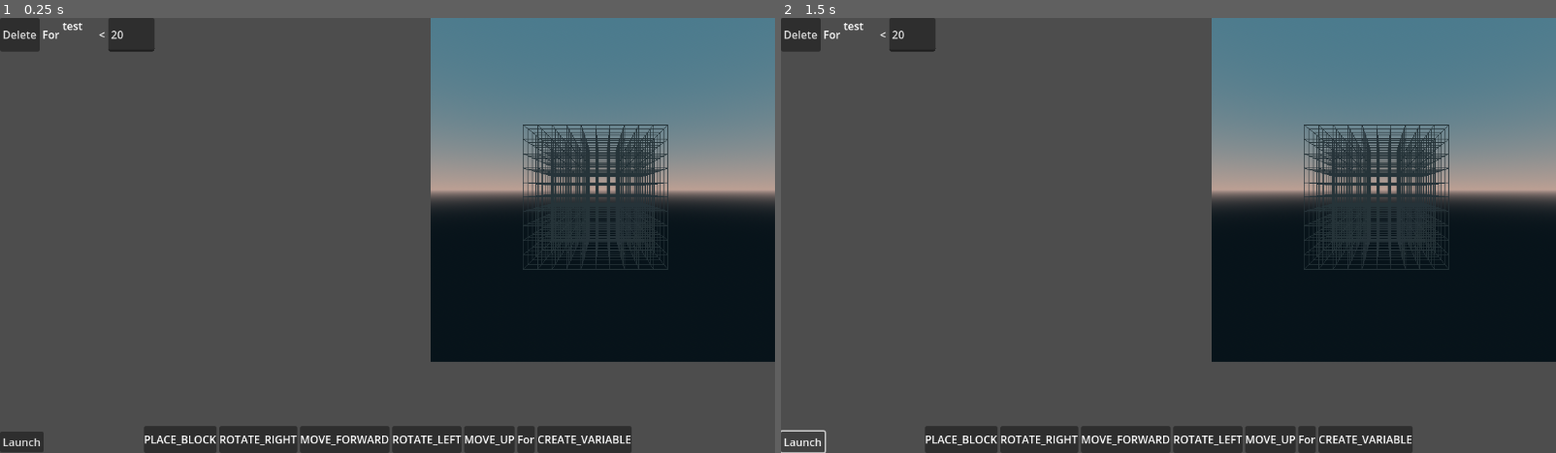
Above: before the commit, frames 1-2 (left to right).
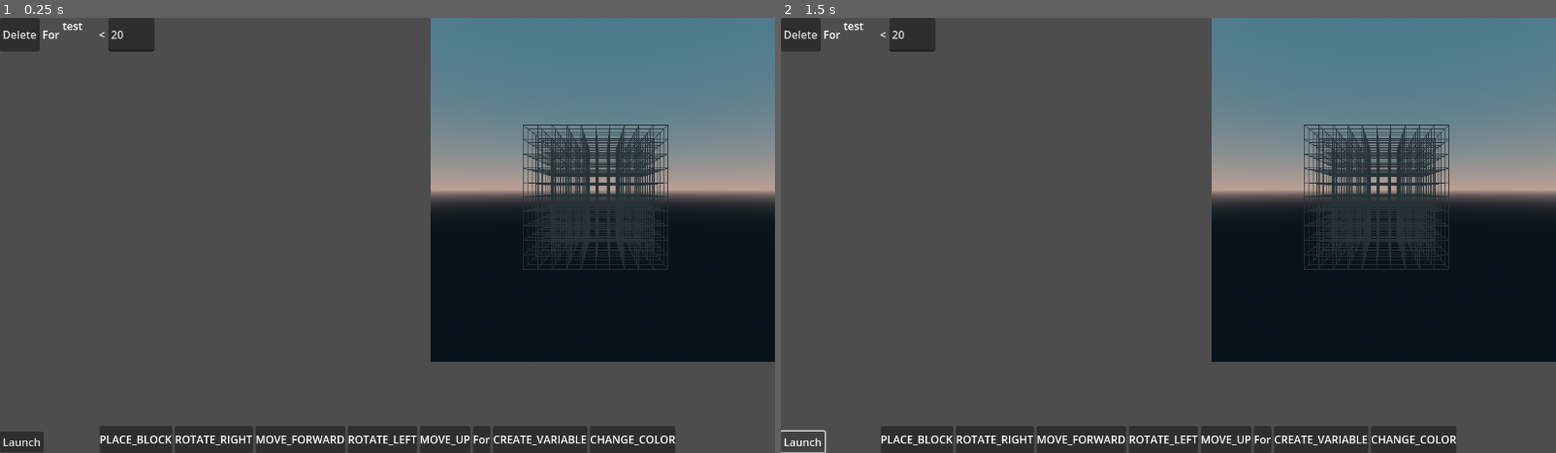
Above: after the commit, the same moments.

Repository: Crhonopost/Projet-jeu-serieux
Game: Godot game, scene res://scenes/level/current_level.tscn
Two runs of this game, one before a commit and one after it. Both use one fixed random seed, a clock stepped at 60 frames per second and the inputs below. This scene is started directly instead of the project's main scene.
Inputs:
- Up to frame 1 (0.25 s): no input
- Up to frame 2 (1.5 s): click "Launch" at 0.5 s; click "Launch" at 1.25 s

The runs differ from the first frame. In frame 1, 1.7% of the frame differs, in the area x 12-88%, y 93-100%; in frame 2, 1.7%.

Commit message:
change color marche "un peu"

Diff:
--- a/ebucilper/resources/scripting/definitions/execution_instruction_resource.gd
+++ b/ebucilper/resources/scripting/definitions/execution_instruction_resource.gd
@@ -8,7 +8,8 @@
 	InstructionType.MOVE_DOWN: "MOVE_DOWN",
 	InstructionType.ROTATE_LEFT: "ROTATE_LEFT",
 	InstructionType.ROTATE_RIGHT: "ROTATE_RIGHT",
-	InstructionType.CREATE_VAR: "CREATE_VARIABLE"
+	InstructionType.CREATE_VAR: "CREATE_VARIABLE",
+	InstructionType.CHANGE_COLOR: "CHANGE_COLOR",
 }
 
 @export var type: InstructionType
--- a/ebucilper/scenes/UI/coding_space.tscn
+++ b/ebucilper/scenes/UI/coding_space.tscn
@@ -54,6 +54,11 @@
 type = 10
 metadata/_custom_type_script = "uid://cyysoo4jhjpub"
 
+[sub_resource type="Resource" id="Resource_lhmcw"]
+script = ExtResource("3_a6itc")
+type = 6
+metadata/_custom_type_script = "uid://cyysoo4jhjpub"
+
 [node name="CodingSpace" type="Control"]
 layout_mode = 3
 anchors_preset = 15
@@ -95,6 +100,6 @@
 grow_horizontal = 2
 grow_vertical = 0
 script = ExtResource("7_a6itc")
-availableInstructions = Array[ExtResource("2_fn0c8")]([SubRe …(170 unchanged characters)… e_jhjoh"), SubResource("Resource_vjcr8")])
+availableInstructions = Array[ExtResource("2_fn0c8")]([SubRe …(170 unchanged characters)… e_jhjoh"), SubResource("Resource_vjcr8"), SubResource("Resource_lhmcw")])
 
 [connection signal="pressed" from="Button" to="." method="_on_button_pressed"]
--- a/ebucilper/scenes/UI/commands/instruction_exe.gd
+++ b/ebucilper/scenes/UI/commands/instruction_exe.gd
@@ -22,12 +22,14 @@
 	typeLabel.text = instructionResource.getName()
 
 	if instructionResource.type == Instruction.InstructionType.CREATE_VAR:
-		$HBoxContainer/VariableCreation.visible = true
+		$HBoxContainer/Special/VariableCreation.visible = true
 	else:
-		$HBoxContainer/VariableCreation.visible = false
+		$HBoxContainer/Special/VariableCreation.visible = false
 
 	if instructionResource.type == Instruction.InstructionType.CHANGE_COLOR:
-		$HBoxContainer/ColorPick.visible = true
+		$HBoxContainer/Special/ColorPick.visible = true
+	else:
+		$HBoxContainer/Special/ColorPick.visible = false
 
 
 func _get_drag_data(at_position: Vector2) -> Variant:
@@ -44,3 +46,7 @@
 
 func _on_initial_value_text_changed(new_text: String) -> void:
 	instructionResource.arguments["operations"] = {"variable" : int(new_text)}
+
+
+func _on_item_list_item_selected(index: int) -> void:
+	instructionResource.arguments["color"] = index + 1
--- a/ebucilper/scenes/UI/commands/instruction_exe.tscn
+++ b/ebucilper/scenes/UI/commands/instruction_exe.tscn
@@ -24,24 +24,36 @@
 layout_mode = 2
 text = "Type"
 
-[node name="VariableCreation" type="HBoxContainer" parent="HBoxContainer"]
+[node name="Special" type="Control" parent="HBoxContainer"]
 layout_mode = 2
 
-[node name="Name" type="LineEdit" parent="HBoxContainer/VariableCreation"]
+[node name="ColorPick" type="HBoxContainer" parent="HBoxContainer/Special"]
+layout_mode = 0
+offset_left = 4.0
+offset_right = 4.0
+offset_bottom = 50.0
+
+[node name="ItemList" type="ItemList" parent="HBoxContainer/Special/ColorPick"]
 layout_mode = 2
-
-[node name="InitialValue" type="LineEdit" parent="HBoxContainer/VariableCreation"]
-layout_mode = 2
-
-[node name="ColorPick" type="HBoxContainer" parent="HBoxContainer"]
-layout_mode = 2
-
-[node name="ItemList" type="ItemList" parent="HBoxContainer/ColorPick"]
-layout_mode = 2
+auto_width = true
+auto_height = true
 item_count = 2
 item_0/text = "RED"
 item_1/text = "BLUE"
 
+[node name="VariableCreation" type="HBoxContainer" parent="HBoxContainer/Special"]
+layout_mode = 0
+offset_left = 4.0
+offset_right = 144.0
+offset_bottom = 50.0
+
+[node name="Name" type="LineEdit" parent="HBoxContainer/Special/VariableCreation"]
+layout_mode = 2
+
+[node name="InitialValue" type="LineEdit" parent="HBoxContainer/Special/VariableCreation"]
+layout_mode = 2
+
 [connection signal="pressed" from="HBoxContainer/Delete" to="." method="_on_delete_pressed"]
-[connection signal="text_changed" from="HBoxContainer/VariableCreation/Name" to="." method="_on_create_var_name_input_text_changed"]
-[connection signal="text_changed" from="HBoxContainer/VariableCreation/InitialValue" to="." method="_on_initial_value_text_changed"]
+[connection signal="item_selected" from="HBoxContainer/Special/ColorPick/ItemList" to="." method="_on_item_list_item_selected"]
+[connection signal="text_changed" from="HBoxContainer/Special/VariableCreation/Name" to="." method="_on_create_var_name_input_text_changed"]
+[connection signal="text_changed" from="HBoxContainer/Special/VariableCreation/InitialValue" to="." method="_on_initial_value_text_changed"]
--- a/ebucilper/scenes/grid/builder.gd
+++ b/ebucilper/scenes/grid/builder.gd
@@ -104,8 +104,9 @@
 func rotateRight():
 	cursorOrientation = rightOrientation[cursorOrientation]
 
-func changeColor(color: String):
-	currentColor = ColorsEnum[color]
+func changeColor(color: int):
+	var colorString = ColorsEnum.keys()[color]
+	currentColor = ColorsEnum[colorString]
 
 func jump(idx: int):
 	instructionIdx = idx
Not shown: 1 places in ebucilper/scenes/UI/coding_space.tscn that only renumber resources
